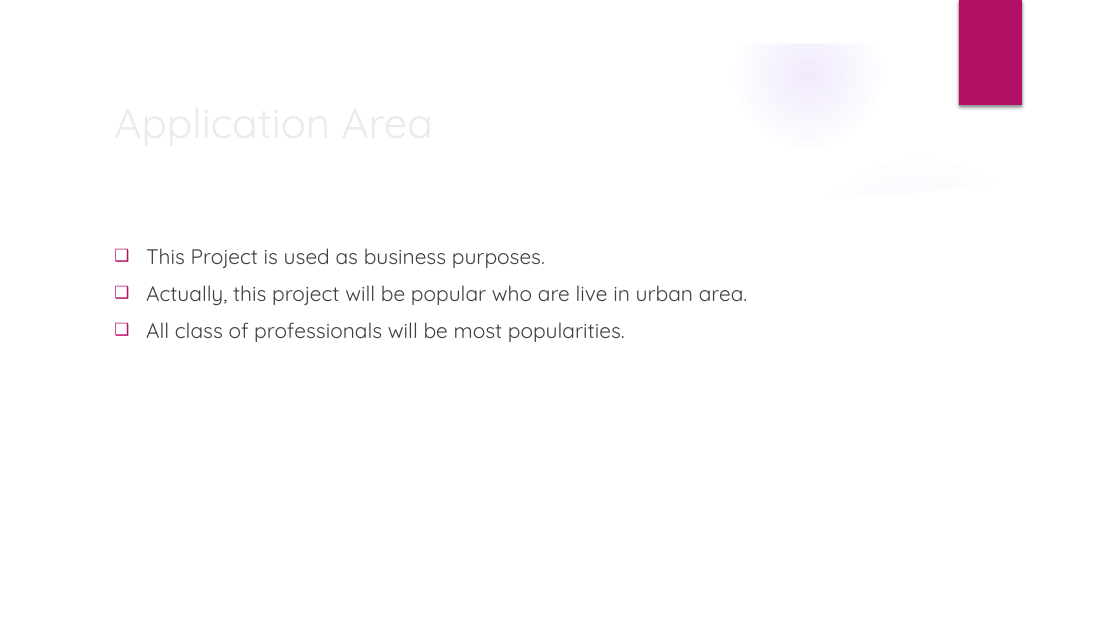
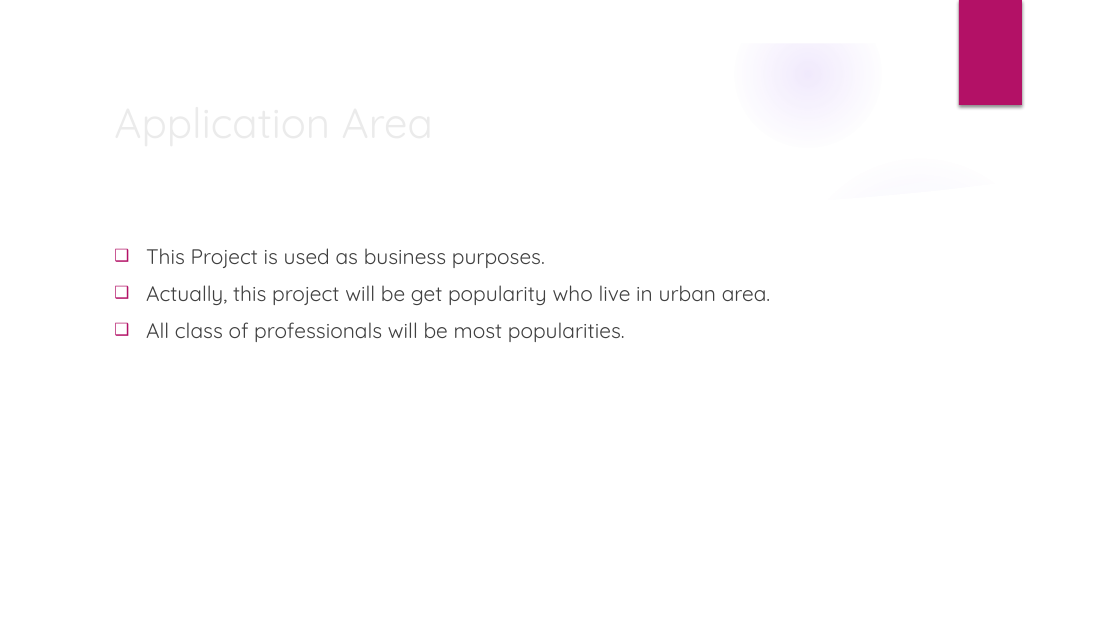
Before and after one commit to ShahabuddinAhmed/Presentation, a slide deck: slide 7 of HouseRenting.pptx. Drawn at 1120x630 pixels with LibreOffice and Linux fonts; fonts in the diff are those of the drawing; background and template pictures are left out. Boxes give left, top, right and bottom in pixels: in the first picture for what was removed or moved away, otherwise in the second. Text is boxed around its words. In the diff, an @@ line names an element or a change of style, - is before the commit and + after.

Commit message:
some error ia corrected

```diff
--- a/HouseRenting.pptx
+++ b/HouseRenting.pptx
@@ text at (x1=146, y1=285, x2=770, y2=305): text changed @@
-❑ Actually, this project will be popular who are live in urban area.
+❑ Actually, this project will be get popularity who live in urban area.
```
